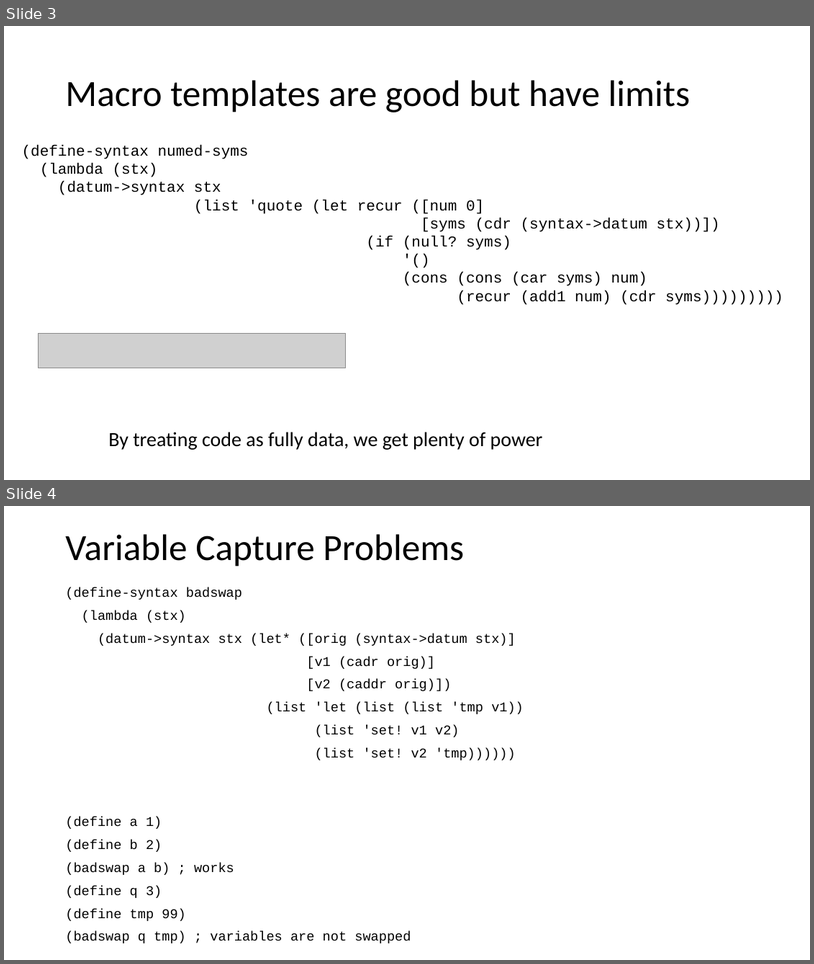
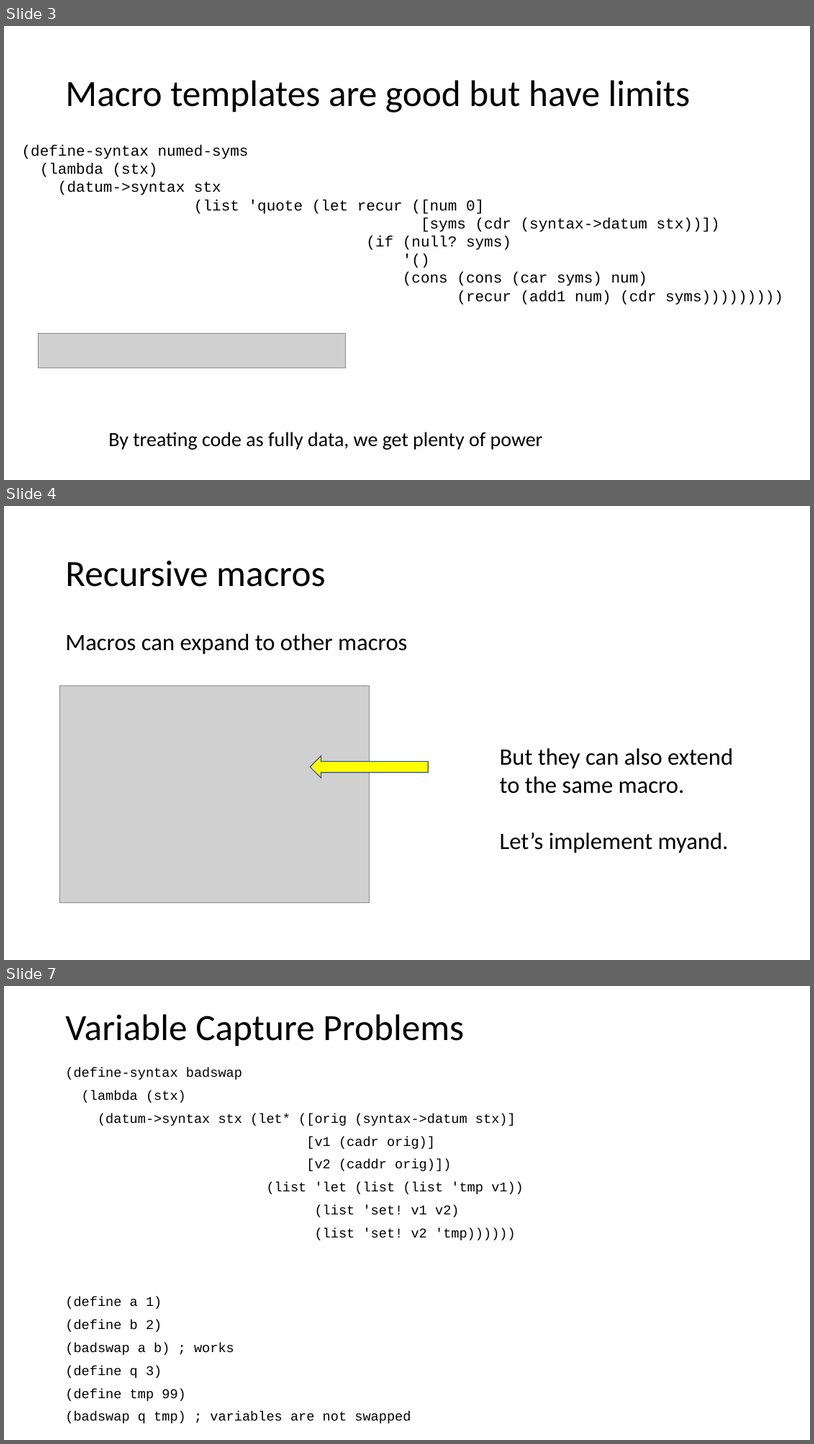
Before and after one commit to RHIT-CSSE/csse304, a slide deck: ClassMaterials/Macros2/Macros 2.pptx. Shown one above the other, each under a label of ours: slides 3 and 4 before the commit, slides 3, 4 and 7 after it; the slides between them are not shown. The pictures are 814x964 and 814x1444 pixels, drawn with LibreOffice and Linux fonts; fonts in the diff are those of the drawing; grey boxes stand for pictures. Boxes give left, top, right and bottom in pixels: in the first picture for what was removed or moved away, otherwise in the second. Text is boxed around its words. In the diff, an @@ line names an element or a change of style, - is before the commit and + after.

Commit message:
moving stuff between macro assignments

```diff
--- a/ClassMaterials/Macros2/Macros 2.pptx
+++ b/ClassMaterials/Macros2/Macros 2.pptx
@@ slide 4 added at (4,506,810,960), background #FFFFFF @@
@@ title added at (65,560,325,587), 44 pt, text #000000 @@
+Recursive macros
@@ text added at (65,633,407,654), 28 pt, text #000000 @@
+Macros can expand to other macros
@@ picture added at (59,686,369,902) @@
@@ right arrow added at (310,756,428,778), fill #FFFF00, outline #325491 1 pt @@
@@ text added at (500,748,733,853), 28 pt, text #000000 @@
+But they can also extend to the same macro.
+Let’s implement myand.
@@ what was slide 4 is now slide 7 @@
```
Also in this commit, not shown: 2 other slides added, 4 slides removed, 5 other files.
